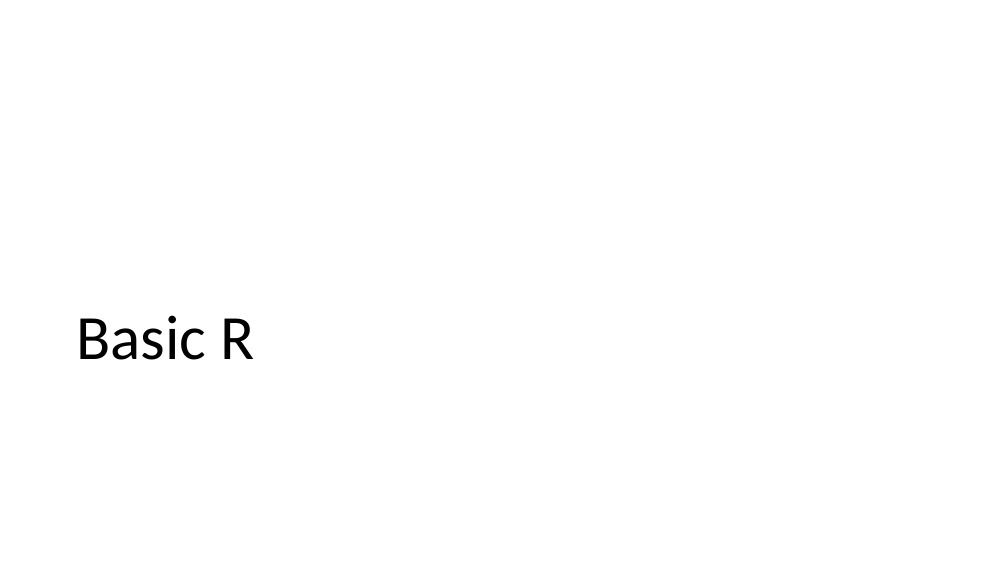
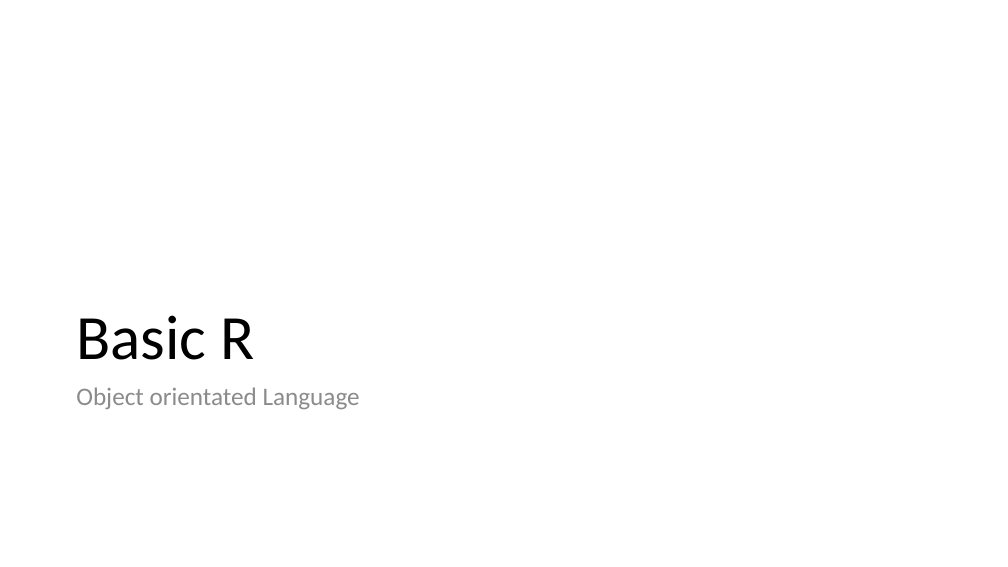
Before and after one commit to ruampimentel/SPSS_to_R, a slide deck: slide 8 of Slides - Data Cleaning.pptx (slide 3 before the commit). Drawn at 1008x567 pixels with LibreOffice and Linux fonts; fonts in the diff are those of the drawing. Boxes give left, top, right and bottom in pixels: in the first picture for what was removed or moved away, otherwise in the second. Text is boxed around its words. In the diff, an @@ line names an element or a change of style, - is before the commit and + after.

```diff
--- a/Slides - Data Cleaning.pptx
+++ b/Slides - Data Cleaning.pptx
@@ text added at [76, 387, 360, 409], 24 pt, text #8C8C8C @@
+Object orientated Language
```
Also in this commit, not shown: 8 other slides changed, 13 slides added, 2 slides removed, 14 other files.
